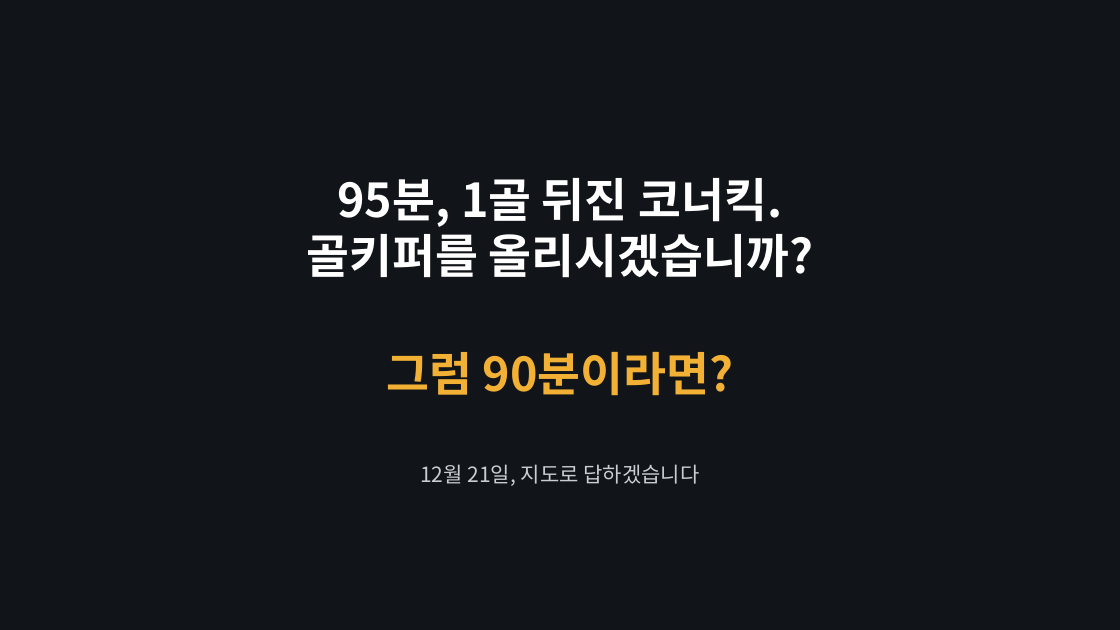
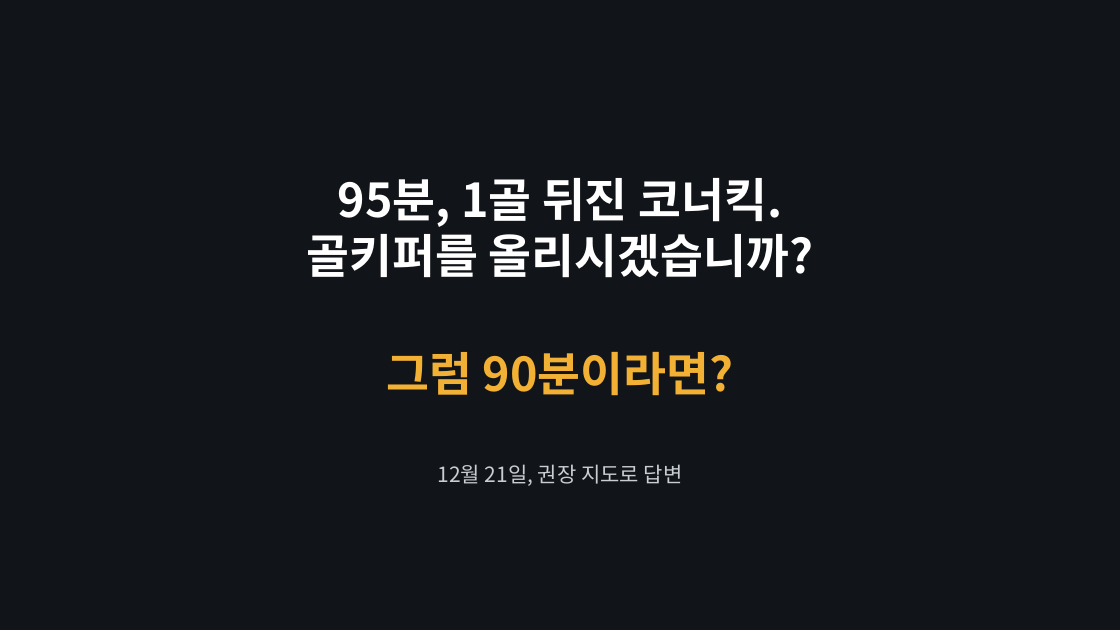
Before and after one commit to JJ1NNU/FootballDataAnalyticsProject, a slide deck: slide 11 of docs/slides/gk_corner_proposal.pptx (slide 12 before the commit). Drawn at 1120x630 pixels with LibreOffice and Linux fonts; fonts in the diff are those of the drawing. Boxes give left, top, right and bottom in pixels: in the first picture for what was removed or moved away, otherwise in the second. Text is boxed around its words. In the diff, an @@ line names an element or a change of style, - is before the commit and + after.

```diff
--- a/docs/slides/gk_corner_proposal.pptx
+++ b/docs/slides/gk_corner_proposal.pptx
@@ text at <box>437,464,683,486</box>: text changed @@
-12월 21일, 지도로 답하겠습니다
+12월 21일, 권장 지도로 답변
```
Also in this commit, not shown: 3 other slides changed, 8 slides added, 9 slides removed, 3 other files.
